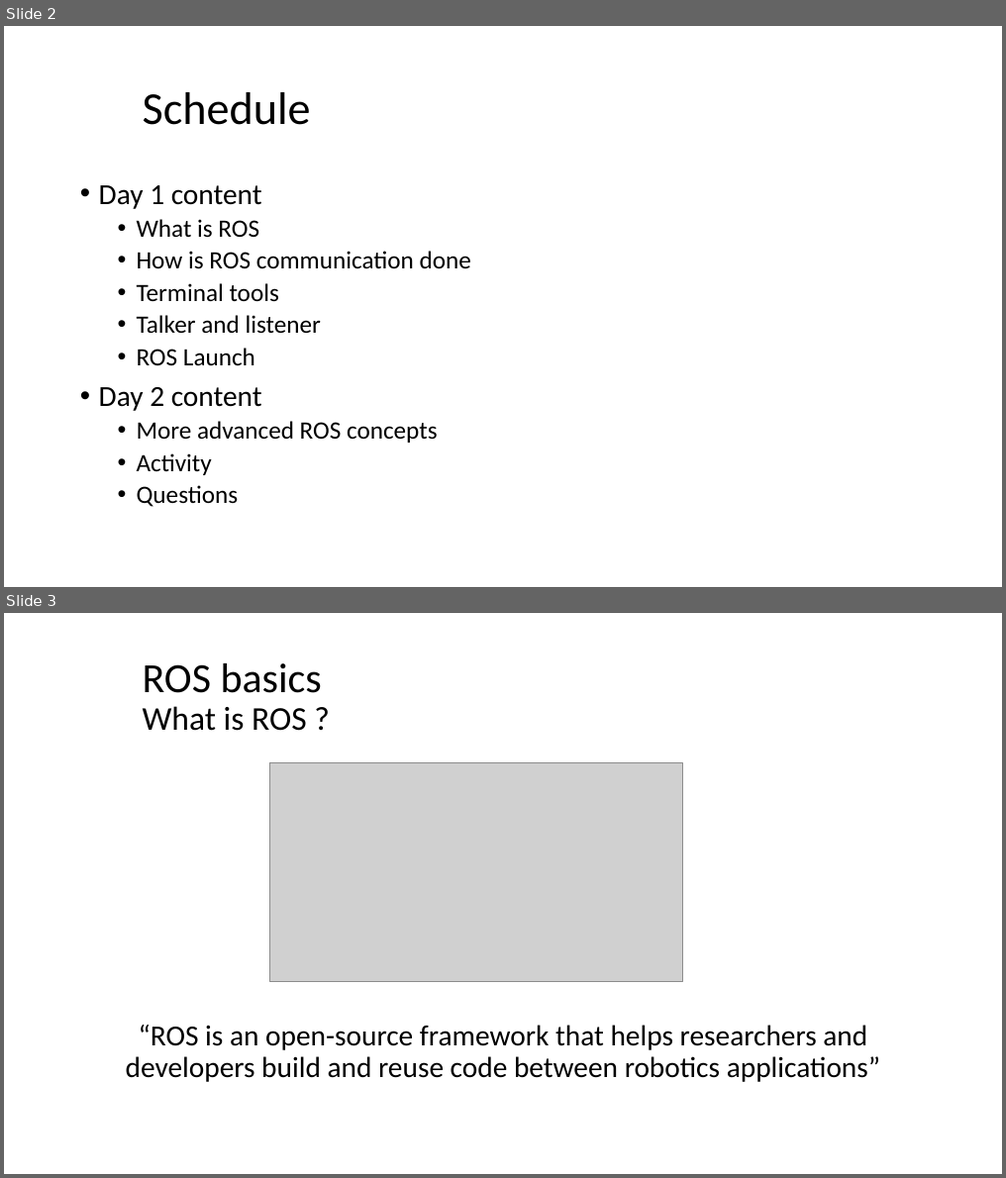
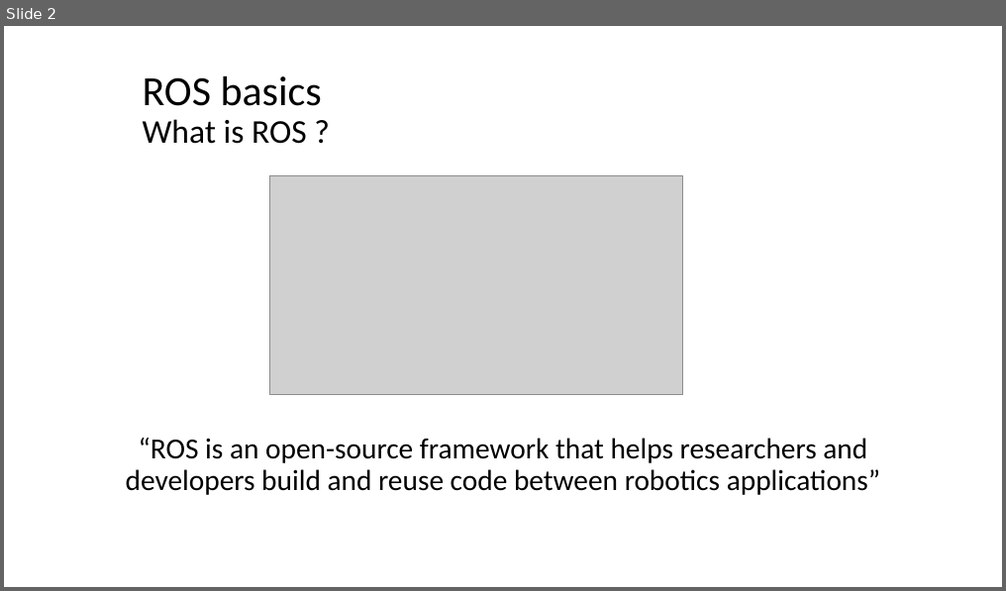
Before and after one commit to josefigarola/ManipulatorsFeb2022-Students, a slide deck: 17_02_2022/Introduction to ROS.pptx. Shown one above the other, each under a label of ours: slides 2 and 3 before the commit, slide 2 after it. The pictures are 1006x1178 and 1006x591 pixels, drawn with LibreOffice and Linux fonts; fonts in the diff are those of the drawing; grey boxes stand for pictures; background and template pictures are left out. Boxes give left, top, right and bottom in pixels: in the first picture for what was removed or moved away, otherwise in the second. Text is boxed around its words. In the diff, an @@ line names an element or a change of style, - is before the commit and + after.

```diff
--- a/17_02_2022/Introduction to ROS.pptx
+++ b/17_02_2022/Introduction to ROS.pptx
@@ slide 2 removed at box(4, 26, 1002, 587), background #FFFFFF @@
@@ title removed at box(143, 92, 311, 125) @@
-Schedule
@@ text removed at box(99, 185, 471, 507) @@
-• Day 1 content
-  • What is ROS
-  • How is ROS communication done
-  • Terminal tools
-  • Talker and listener
-  • ROS Launch
-• Day 2 content
-  • More advanced ROS concepts
-  • Activity
-  • Questions
@@ what was slide 3 is now slide 2 @@
```
Also in this commit, not shown: 2 slides changed, 1 other slide removed, 7 other files.
